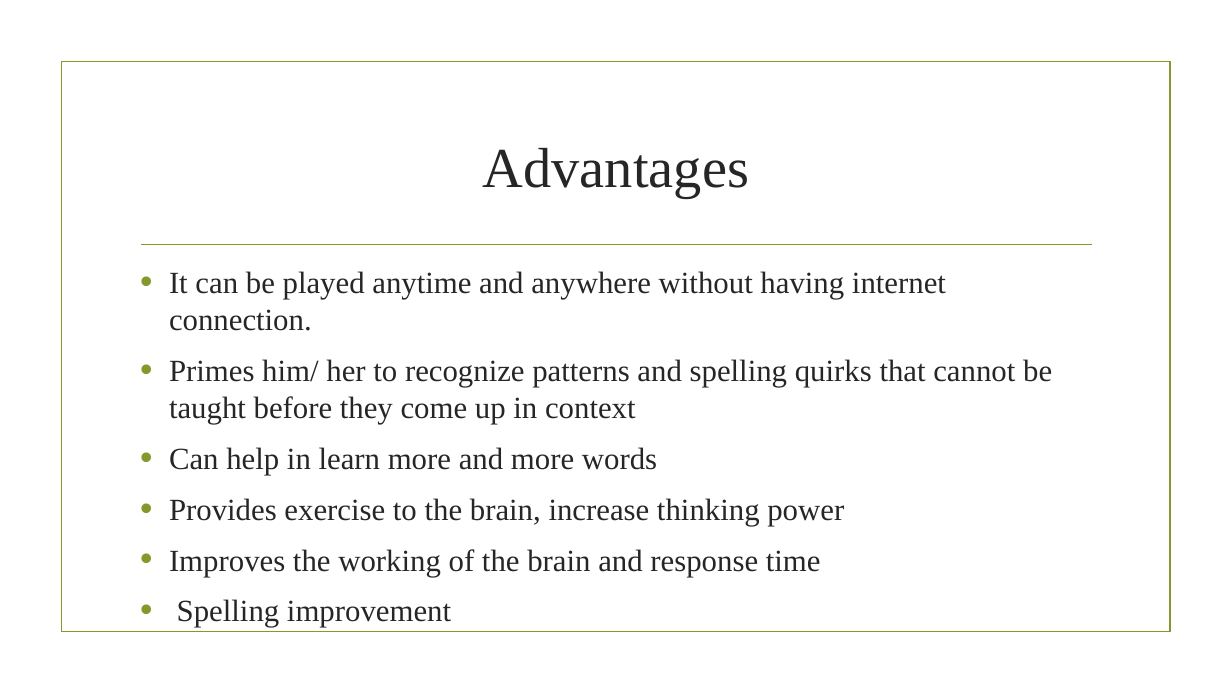
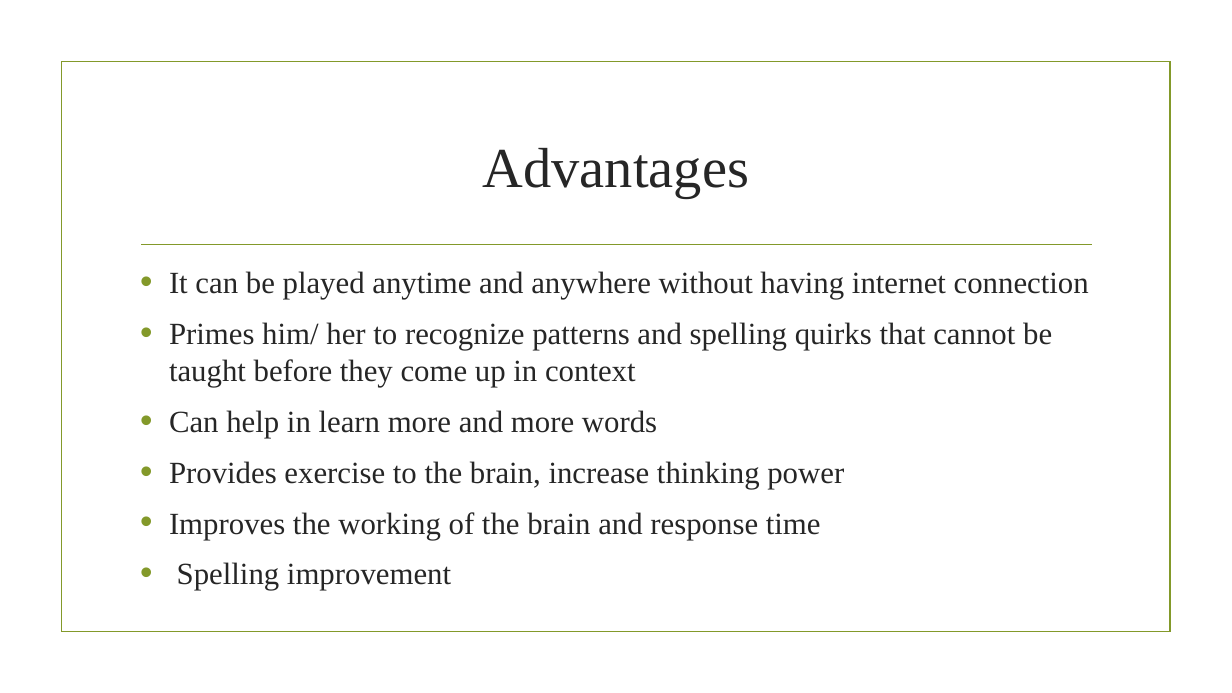
Before and after one commit to ganpat-university/ict-gnu-adprojects-2017-hangman, a slide deck: slide 11 of Hangman.pptx (slide 10 before the commit). Drawn at 1232x693 pixels with LibreOffice and Linux fonts; fonts in the diff are those of the drawing; background and template pictures are left out. Boxes give left, top, right and bottom in pixels: in the first picture for what was removed or moved away, otherwise in the second. Text is boxed around its words. In the diff, an @@ line names an element or a change of style, - is before the commit and + after.

```diff
--- a/Hangman.pptx
+++ b/Hangman.pptx
@@ text at bbox=[169, 271, 1089, 299]: text changed @@
-• It can be played anytime and anywhere without having internet connection.
+• It can be played anytime and anywhere without having internet connection
```
Also in this commit, not shown: 11 other slides changed, 8 slides added, 2 slides removed, 1 other file.
